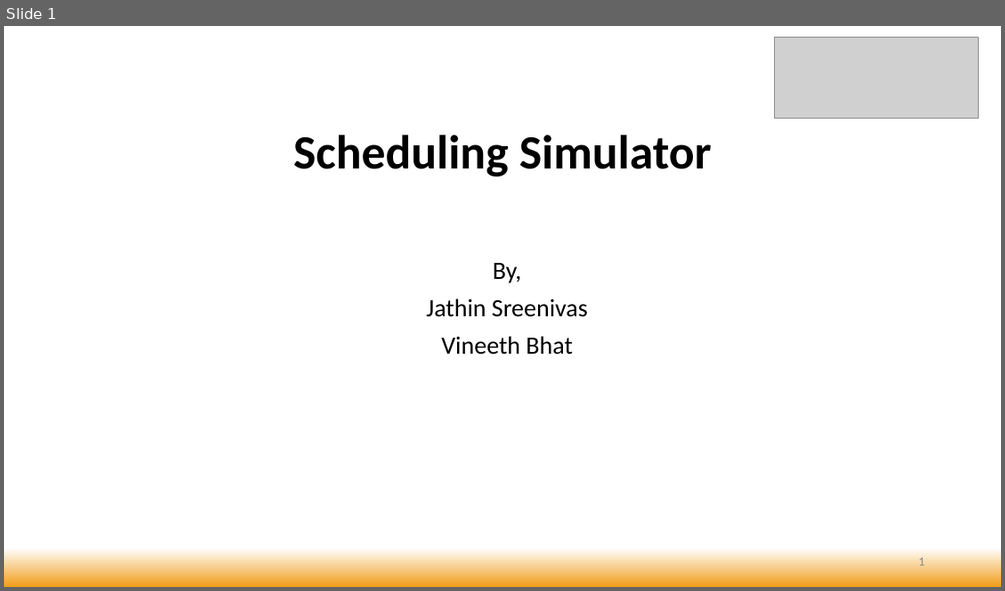
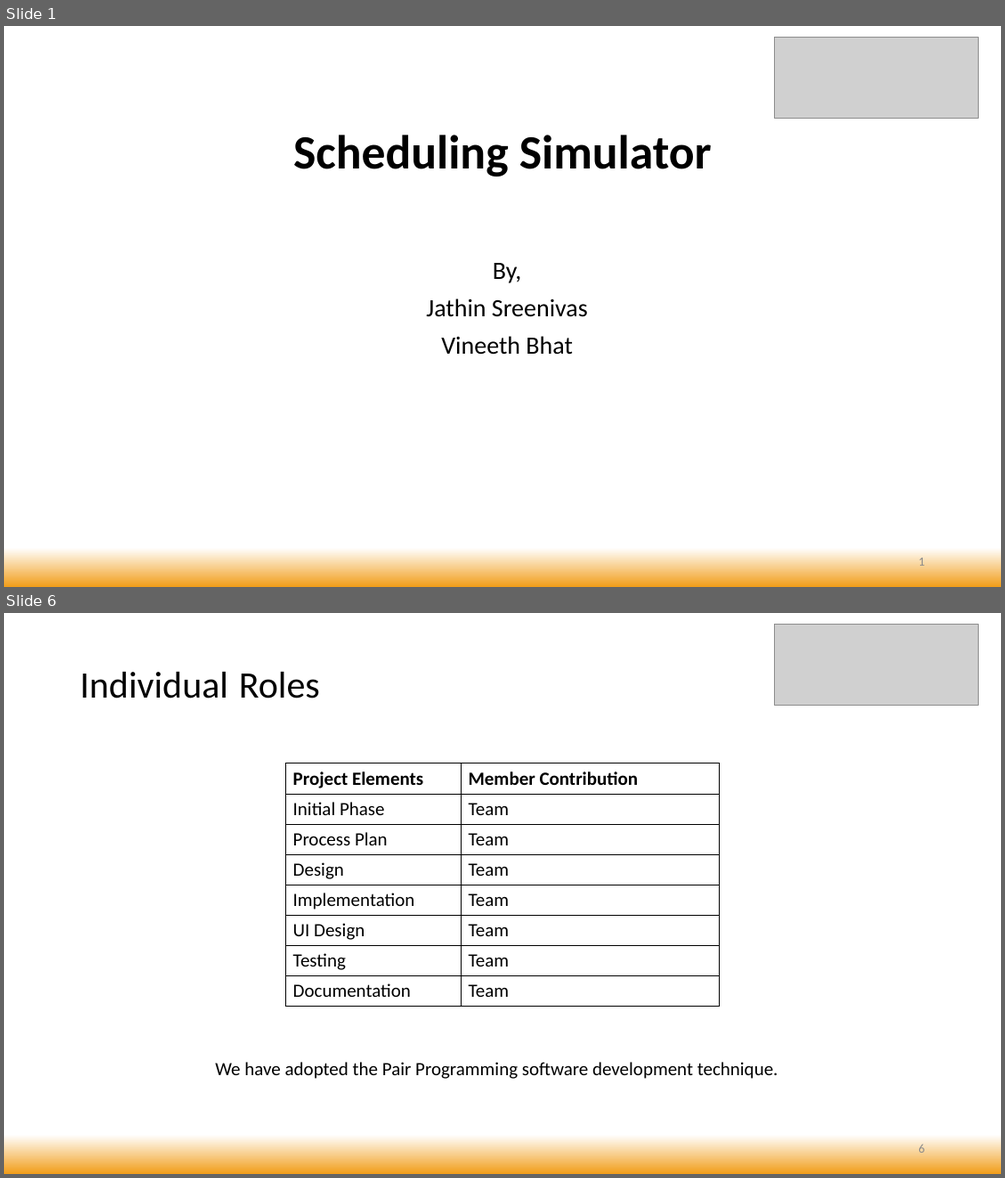
Before and after one commit to bhatvineeth/SchedulingSimulation, a slide deck: RTS_InitialProjectReport.pptx. Shown one above the other, each under a label of ours: slide 1 before the commit, slides 1 and 6 after it; the slides between them are not shown. The pictures are 1005x591 and 1005x1178 pixels, drawn with LibreOffice and Linux fonts; fonts in the diff are those of the drawing; grey boxes stand for pictures. Boxes give left, top, right and bottom in pixels: in the first picture for what was removed or moved away, otherwise in the second. Text is boxed around its words. In the diff, an @@ line names an element or a change of style, - is before the commit and + after.

Commit message:
Update RTS_InitialProjectReport.pptx
RTS Initial Project Report Update

```diff
--- a/RTS_InitialProjectReport.pptx
+++ b/RTS_InitialProjectReport.pptx
@@ slide 6 added at [4,613,1001,1174], background gradient #FFFFFF to #F19D19 @@
@@ picture added at [775,624,979,705] @@
@@ title added at [80,672,320,698], 36 pt, text #000000 @@
+Individual Roles
@@ table added at [286,763,720,1005], 8 rows, 2 columns @@
+Project Elements | Member Contribution
+Initial Phase | Team
+Process Plan | Team
+Design | Team
+Implementation | Team
+UI Design | Team
+Testing | Team
+Documentation | Team
@@ text added at [215,1062,778,1078], 18 pt, text #000000 @@
+We have adopted the Pair Programming software development technique.
@@ page number added at [918,1142,924,1152], 12 pt, text #8C8C8C @@
+6
```
Also in this commit, not shown: 4 slides changed, 2 slides removed.
